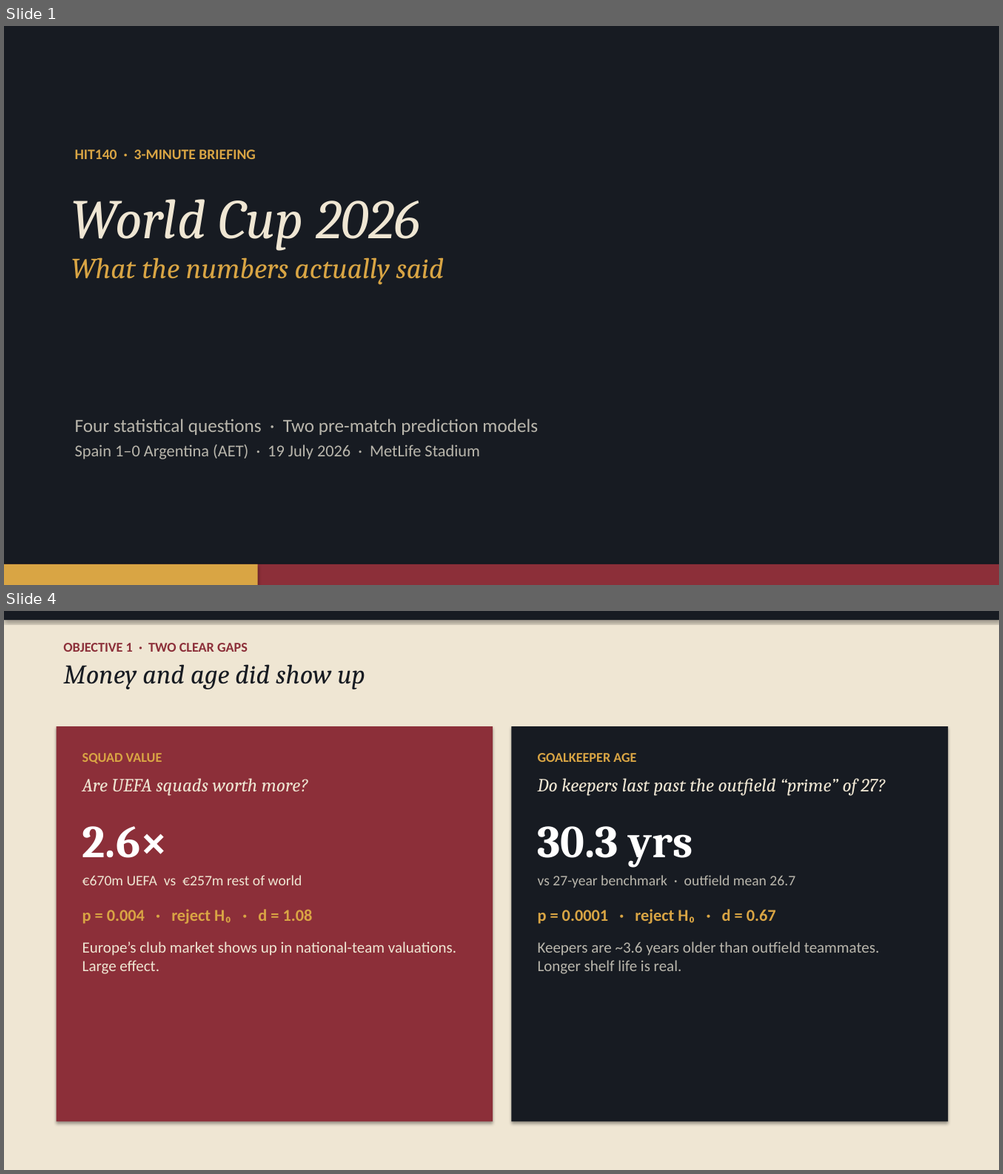
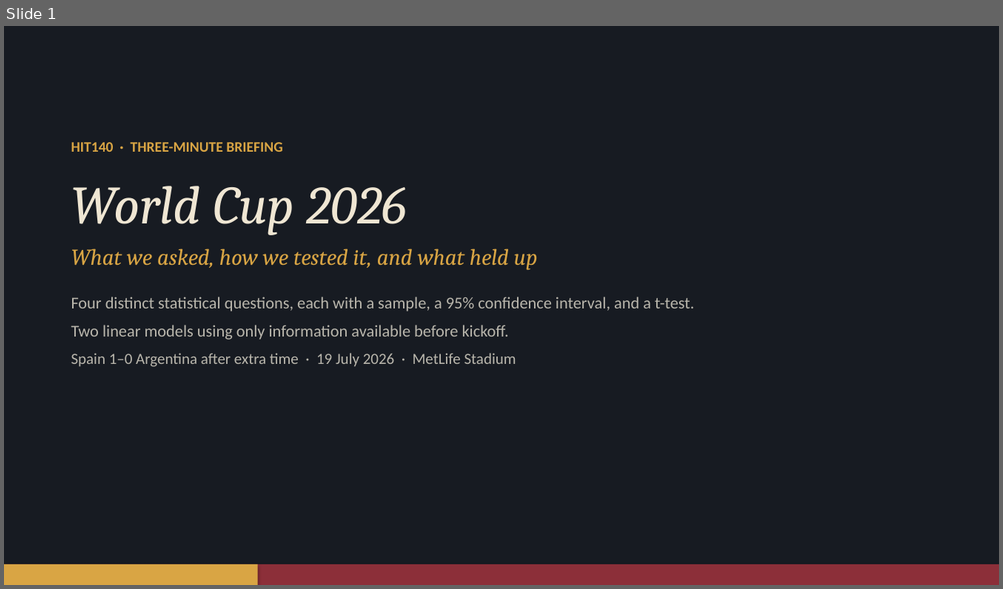
Before and after one commit to BhuprajTmg/data-project, a slide deck: WC2026_3min.pptx. Shown one above the other, each under a label of ours: slides 1 and 4 before the commit, slide 1 after it; the slides between them are not shown. The pictures are 1003x1174 and 1003x589 pixels, drawn with LibreOffice and Linux fonts; fonts in the diff are those of the drawing. Boxes give left, top, right and bottom in pixels: in the first picture for what was removed or moved away, otherwise in the second. Text is boxed around its words. In the diff, an @@ line names an element or a change of style, - is before the commit and + after.

```diff
--- a/WC2026_3min.pptx
+++ b/WC2026_3min.pptx
@@ slide 4 removed at [4,611,999,1170], background #FFFFFF @@
@@ rectangle removed at [4,611,999,1170] @@
@@ rectangle removed at [4,611,999,620] @@
@@ text removed at [63,643,365,689] @@
-OBJECTIVE 1 · TWO CLEAR GAPS
-Money and age did show up
@@ rectangle removed at [57,726,492,1122] @@
@@ rectangle removed at [512,726,948,1122] @@
@@ text removed at [82,753,456,974] @@
-SQUAD VALUE
-Are UEFA squads worth more?
-2.6×
-€670m UEFA vs €257m rest of world
-p = 0.004 · reject H₀ · d = 1.08
-Europe’s club market shows up in national-team valuations. Large effect.
@@ text removed at [538,753,885,974] @@
-GOALKEEPER AGE
-Do keepers last past the outfield “prime” of 27?
-30.3 yrs
-vs 27-year benchmark · outfield mean 26.7
-p = 0.0001 · reject H₀ · d = 0.67
-Keepers are ~3.6 years older than outfield teammates. Longer shelf life is real.
@@ slide 1 changed as well @@
@@ text at [71,142,694,367]: text changed; size 14 to 16 pt; text colour #D9A544 to #B9B6AC; bold off @@
-HIT140 · 3-MINUTE BRIEFING
+HIT140 · THREE-MINUTE BRIEFING
+World Cup 2026
+What we asked, how we tested it, and what held up
+Four distinct statistical questions, each with a sample, a 95% confidence interval, and a t-test.
+Two linear models using only information available before kickoff.
+Spain 1–0 Argentina after extra time · 19 July 2026 · MetLife Stadium
@@ text removed at [71,199,444,285] @@
-World Cup 2026
-What the numbers actually said
@@ text removed at [75,419,538,460] @@
-Four statistical questions · Two pre-match prediction models
-Spain 1–0 Argentina (AET) · 19 July 2026 · MetLife Stadium
```
Also in this commit, not shown: 2 other slides changed, 5 slides added, 2 other slides removed, 2 other files.
